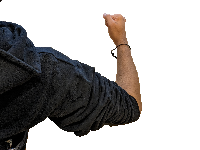
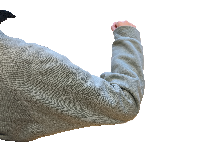
Comparing the layer stacks of the two 200px x 150px images. Changes:
added layer "Vi" above "Madhav" over [0, 10, 145, 142]
hid "Madhav" over [0, 0, 142, 150]
